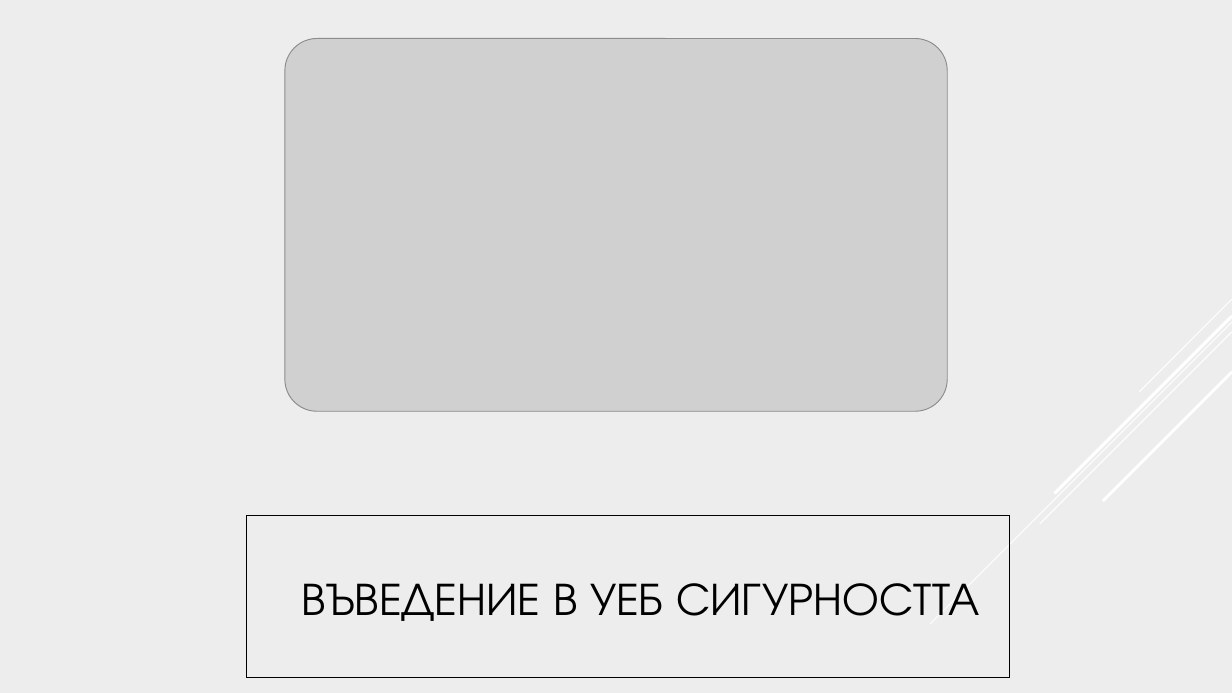
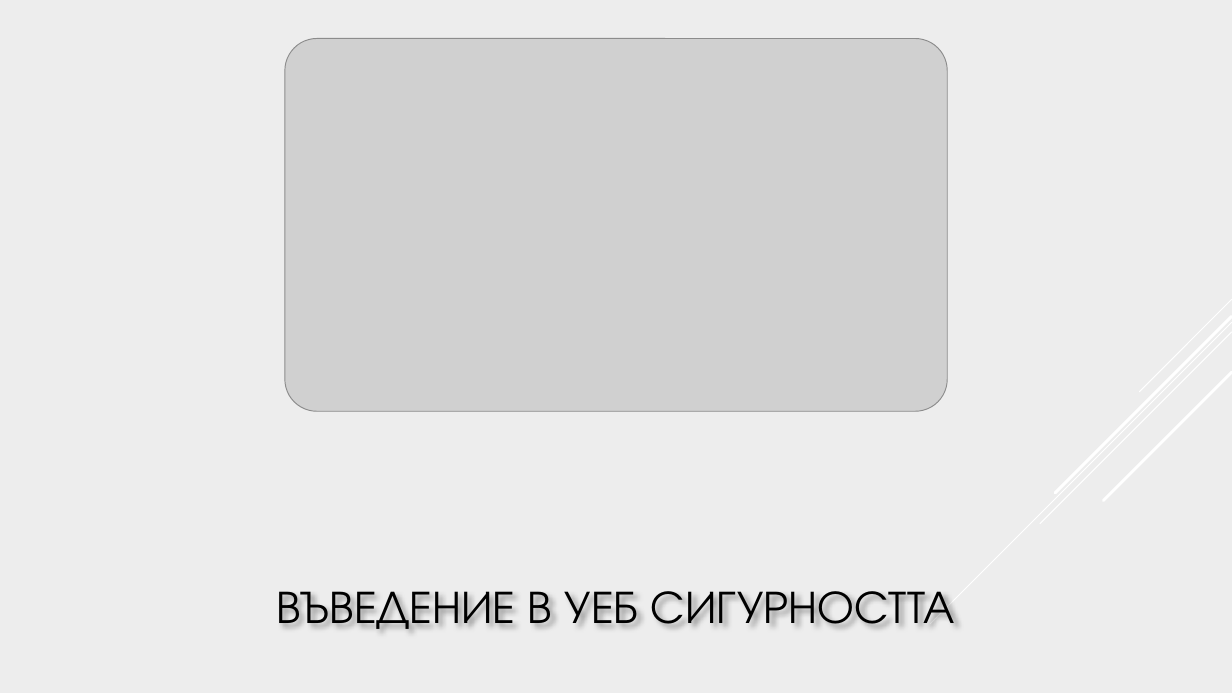
Before and after one commit to pgee-dzi2024/Theme_2501, a slide deck: slide 2 of dr/Защита.pptx. Drawn at 1232x693 pixels with LibreOffice and Linux fonts; fonts in the diff are those of the drawing; grey boxes stand for pictures. Boxes give left, top, right and bottom in pixels: in the first picture for what was removed or moved away, otherwise in the second. Text is boxed around its words. In the diff, an @@ line names an element or a change of style, - is before the commit and + after.

```diff
--- a/dr/Защита.pptx
+++ b/dr/Защита.pptx
@@ title "ВЪВЕДЕНИЕ В УЕБ СИГУРНОСТТА": place and size @@
-title "ВЪВЕДЕНИЕ В УЕБ СИГУРНОСТТА" at box(247, 516, 1010, 677)
+title "ВЪВЕДЕНИЕ В УЕБ СИГУРНОСТТА" at box(277, 591, 955, 629)
@@ title "ВЪВЕДЕНИЕ В УЕБ СИГУРНОСТТА" at box(277, 591, 955, 629): alignment left to centre; outline #000000 0.75 pt to none @@
```
Also in this commit, not shown: 7 other slides changed, 1 slide added, 1 slide removed, 3 other files.
